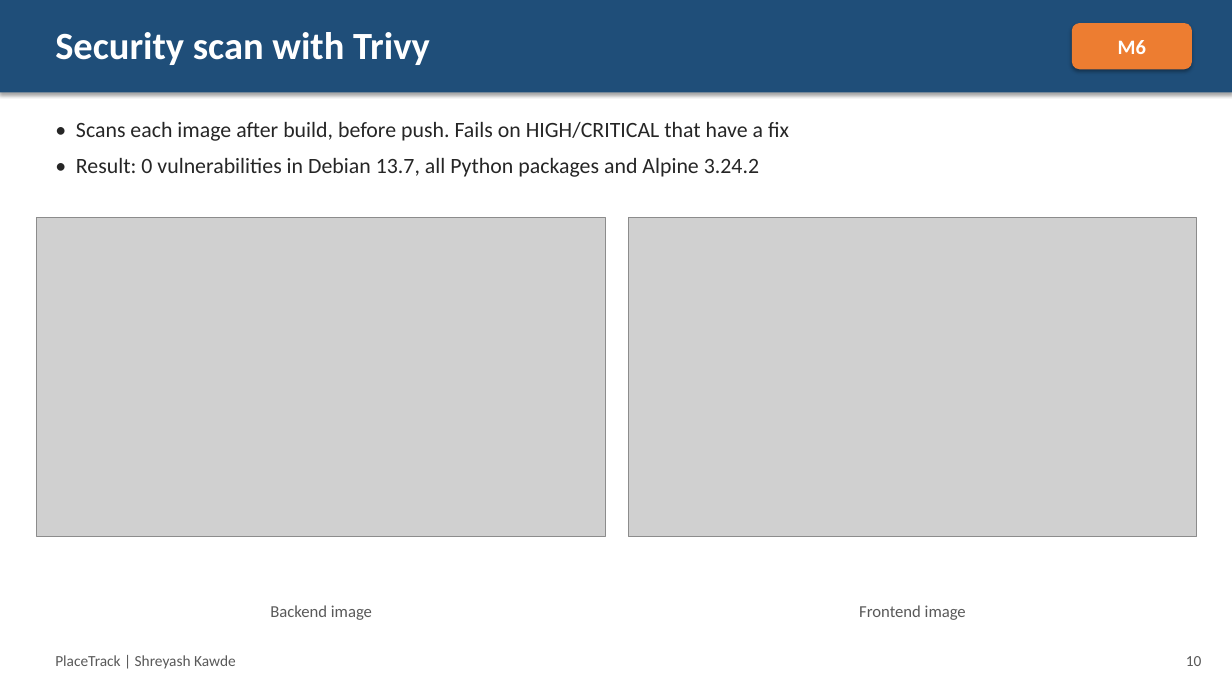
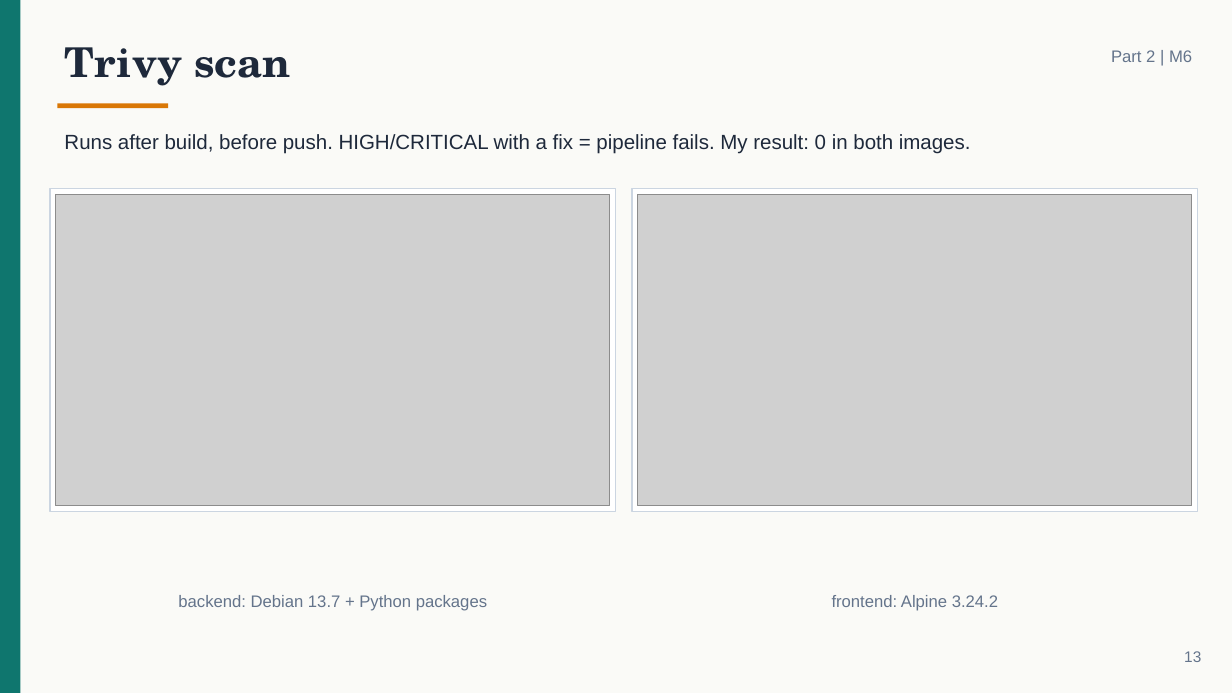
Before and after one commit to Shreyash-Beyond-Journeys-End/Devops_Final_Project, a slide deck: slide 13 of PlaceTrack-Capstone.pptx (slide 10 before the commit). Drawn at 1232x693 pixels with LibreOffice and Linux fonts; fonts in the diff are those of the drawing; grey boxes stand for pictures. Boxes give left, top, right and bottom in pixels: in the first picture for what was removed or moved away, otherwise in the second. Text is boxed around its words. In the diff, an @@ line names an element or a change of style, - is before the commit and + after.

```diff
--- a/PlaceTrack-Capstone.pptx
+++ b/PlaceTrack-Capstone.pptx
@@ rectangle removed at bbox=[0, 0, 1232, 92] @@
@@ rectangle added at bbox=[0, 0, 1232, 693], fill #FAFAF7 @@
@@ rectangle added at bbox=[0, 0, 20, 693], fill #0F766E @@
@@ rounded rectangle removed at bbox=[1072, 23, 1192, 69] @@
-M6
@@ text at bbox=[64, 47, 291, 86]: text changed; size 30 to 32 pt; font Calibri to TeX Gyre Schola; text colour #FFFFFF to #1E293B @@
-Security scan with Trivy
+Trivy scan
@@ text added at bbox=[1111, 50, 1192, 62], 13 pt, text #64748B @@
+Part 2 | M6
@@ rectangle added at bbox=[57, 104, 168, 108], fill #D97706 @@
@@ text at bbox=[64, 134, 971, 154]: text changed; size 17 to 16 pt; font Calibri to Arial; text colour #262626 to #1E293B @@
-• Scans each image after build, before push. Fails on HIGH/CRITICAL that have a fix
-• Result: 0 vulnerabilities in Debian 13.7, all Python packages and Alpine 3.24.2
+Runs after build, before push. HIGH/CRITICAL with a fix = pipeline fails. My result: 0 in both images.
@@ rectangle added at bbox=[50, 189, 616, 512], fill #FFFFFF, outline #CBD5E1 1 pt @@
@@ picture: place and size @@
-picture at bbox=[37, 217, 605, 537]
+picture at bbox=[55, 194, 610, 506]
@@ rectangle added at bbox=[632, 189, 1198, 512], fill #FFFFFF, outline #CBD5E1 1 pt @@
@@ picture: place and size @@
-picture at bbox=[628, 217, 1197, 537]
+picture at bbox=[638, 194, 1192, 506]
@@ text at bbox=[178, 595, 487, 611]: text changed; font Calibri to Arial; text colour #595959 to #64748B @@
-Backend image
+backend: Debian 13.7 + Python packages
@@ text at bbox=[832, 595, 998, 611]: text changed; font Calibri to Arial; text colour #595959 to #64748B @@
-Frontend image
+frontend: Alpine 3.24.2
@@ text removed at bbox=[55, 655, 236, 669] @@
-PlaceTrack | Shreyash Kawde
@@ text added at bbox=[1184, 651, 1201, 662], 12 pt, text #64748B @@
+13
@@ text removed at bbox=[1186, 656, 1202, 666] @@
-10
```
Also in this commit, not shown: 10 other slides changed, 14 slides added, 9 slides removed, 1 other file.
